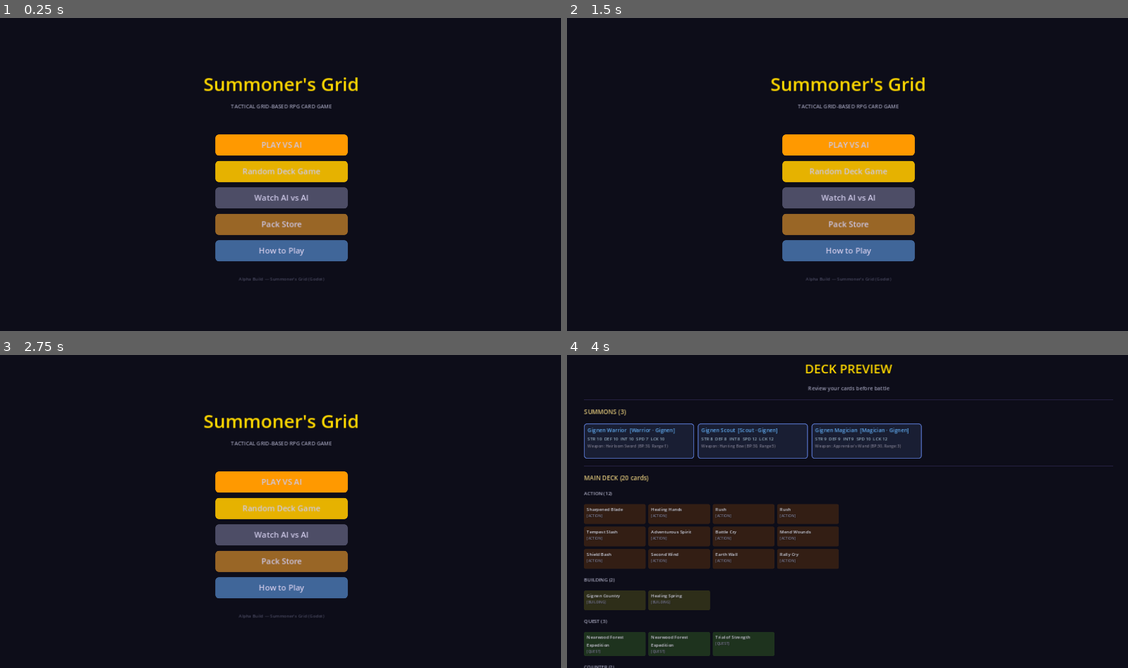
Above: before the commit, frames 1-4 (two rows, left to right).
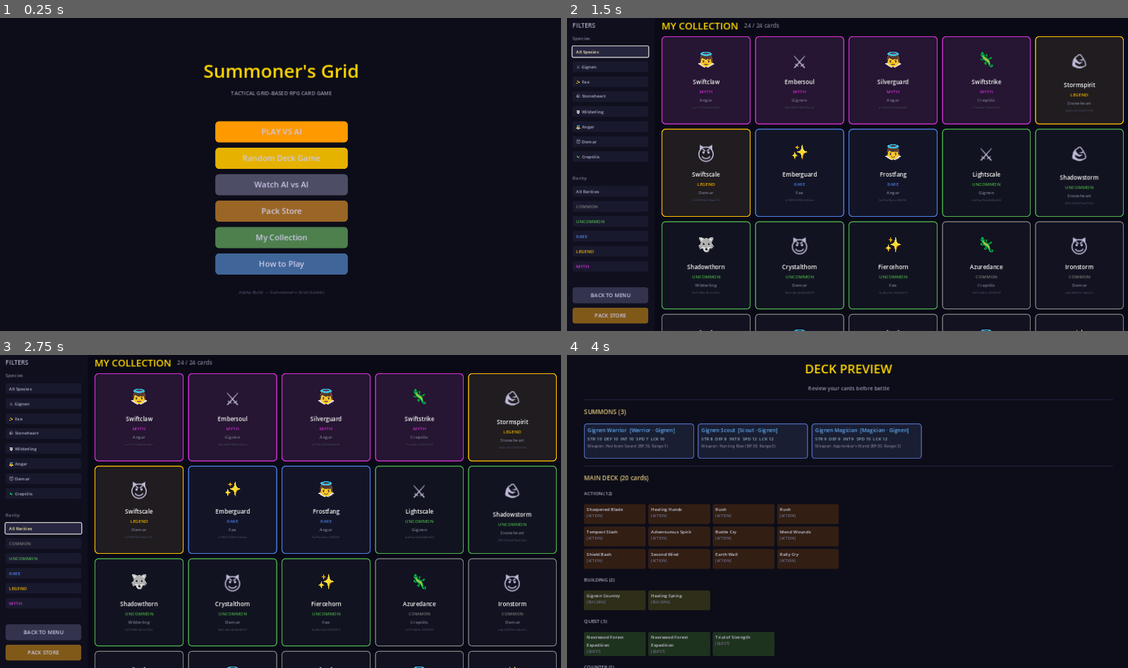
Above: after the commit, the same moments.

Repository: look-itsaxiom/summoners-grid
Game: Godot game, scene res://scenes/menu.tscn
Same seed, same stepped clock (60 frames per second), same inputs: the game is played once before the commit and once after it.
Inputs (mouse positions are in pixels of both pictures, inside the frame that each line leads up to):
- Up to frame 1 (0.25 s): no input
- Up to frame 2 (1.5 s): click (847, 237) at 0.5 s, where only the run after the commit has a clickable "My Collection"; click (611, 52) at 1.25 s, where only the run after the commit has a clickable "All Species"
- Up to frame 3 (2.75 s): click (44, 527) at 2 s, where only the run after the commit has a clickable "All Rarities"
- Up to frame 4 (4 s): click (611, 633) at 2.75 s, where only the run after the commit has a clickable "BACK TO MENU"; click "PLAY VS AI" at 3.5 s

The runs differ from the first frame. In frame 1, 10% of the frame differs, in the area x 36-64%, y 14-89%; in frame 2, 33%, in the area x 0-100%, y 1-100%; in frame 3, 33%; in frame 4, nothing differs.

Commit message:
feat: card collection gallery with filters + rarity glow
Production-quality collection browser:
- 5-column scrollable card grid, sorted rarest-first
- Left sidebar with species (7) and rarity (5) filter buttons
- Card widgets with rarity-colored borders and glow effect
- Myth = purple glow, Legend = gold, Rare = blue, etc.
- Each card shows name, rarity, species, DNA
- Navigation: BACK TO MENU + PACK STORE buttons
- Demo: generates 24 randomized cards for preview
- Menu: added "My Collection" button (green)

Verified via godot-mcp: 24 cards render in grid with
correct rarity colors and sorting.

Co-Authored-By: Claude Opus 4.6 (1M context) <noreply@anthropic.com>

Diff:
--- /dev/null
+++ b/godot/scenes/collection.tscn
@@ -0,0 +1,14 @@
+[gd_scene load_steps=3 format=3]
+
+[ext_resource type="Script" path="res://scripts/ui/collection.gd" id="1_col"]
+[ext_resource type="Theme" path="res://themes/dark_fantasy.tres" id="2_theme"]
+
+[node name="root" type="Control"]
+layout_mode = 3
+anchors_preset = 15
+anchor_right = 1.0
+anchor_bottom = 1.0
+grow_horizontal = 2
+grow_vertical = 2
+theme = ExtResource("2_theme")
+script = ExtResource("1_col")
--- /dev/null
+++ b/godot/scripts/ui/collection.gd
@@ -0,0 +1,361 @@
+extends Control
+## Card Collection Gallery — browse owned cards with filtering.
+## Production-quality layout with card grid, filters, and detail view.
+
+const BG_COLOR := Color(0.04, 0.04, 0.09)
+const GOLD := Color(1.0, 0.85, 0.0)
+
+const RARITY_COLORS := {
+	"common": Color(0.5, 0.5, 0.5),
+	"uncommon": Color(0.3, 0.7, 0.3),
+	"rare": Color(0.3, 0.5, 0.9),
+	"legend": Color(1.0, 0.75, 0.0),
+	"myth": Color(0.85, 0.2, 0.85),
+}
+
+const SPECIES_EMOJI := {
+	"gignen": "⚔️", "fae": "✨", "stoneheart": "🪨",
+	"wilderling": "🐺", "angar": "👼", "demar": "😈", "creptilis": "🦎",
+}
+
+var _cards: Array = []  # All owned cards
+var _filtered: Array = []  # After applying filters
+var _grid: GridContainer
+var _count_label: Label
+var _detail_panel: VBoxContainer
+var _filter_species: String = ""
+var _filter_rarity: String = ""
+
+
+func _ready() -> void:
+	# Load collection from ApiClient or generate demo cards
+	var api = get_node_or_null("/root/ApiClient")
+	if api and api._last_pack_data.has("cards"):
+		# If coming from pack opening, show those cards
+		pass
+
+	# For demo: generate a collection of 20 cards
+	if _cards.is_empty():
+		_cards = _generate_demo_collection()
+
+	_filtered = _cards.duplicate()
+	_build_ui()
+
+
+func _build_ui() -> void:
+	var bg := ColorRect.new()
+	bg.color = BG_COLOR
+	bg.set_anchors_preset(Control.PRESET_FULL_RECT)
+	add_child(bg)
+
+	# Main layout: sidebar filters + card grid
+	var hbox := HBoxContainer.new()
+	hbox.set_anchors_preset(Control.PRESET_FULL_RECT)
+	hbox.add_theme_constant_override("separation", 0)
+	add_child(hbox)
+
+	# Left sidebar: filters
+	var sidebar := _build_sidebar()
+	hbox.add_child(sidebar)
+
+	# Right: card grid in scroll
+	var right := VBoxContainer.new()
+	right.size_flags_horizontal = Control.SIZE_EXPAND_FILL
+	right.add_theme_constant_override("separation", 8)
+	hbox.add_child(right)
+
+	# Header
+	var header := HBoxContainer.new()
+	header.add_theme_constant_override("separation", 12)
+	var hdr_margin := MarginContainer.new()
+	hdr_margin.add_theme_constant_override("margin_top", 12)
+	hdr_margin.add_theme_constant_override("margin_left", 16)
+	hdr_margin.add_theme_constant_override("margin_right", 16)
+	right.add_child(hdr_margin)
+	hdr_margin.add_child(header)
+
+	var title := Label.new()
+	title.text = "MY COLLECTION"
+	title.add_theme_font_size_override("font_size", 22)
+	title.add_theme_color_override("font_color", GOLD)
+	header.add_child(title)
+
+	_count_label = Label.new()
+	_count_label.add_theme_font_size_override("font_size", 13)
+	_count_label.add_theme_color_override("font_color", Color(0.5, 0.5, 0.6))
+	_count_label.size_flags_vertical = Control.SIZE_SHRINK_CENTER
+	header.add_child(_count_label)
+
+	# Card grid scroll
+	var scroll := ScrollContainer.new()
+	scroll.size_flags_vertical = Control.SIZE_EXPAND_FILL
+	scroll.horizontal_scroll_mode = ScrollContainer.SCROLL_MODE_DISABLED
+	right.add_child(scroll)
+
+	var grid_margin := MarginContainer.new()
+	grid_margin.add_theme_constant_override("margin_left", 16)
+	grid_margin.add_theme_constant_override("margin_right", 16)
+	grid_margin.add_theme_constant_override("margin_bottom", 16)
+	grid_margin.size_flags_horizontal = Control.SIZE_EXPAND_FILL
+	scroll.add_child(grid_margin)
+
+	_grid = GridContainer.new()
+	_grid.columns = 5
+	_grid.add_theme_constant_override("h_separation", 10)
+	_grid.add_theme_constant_override("v_separation", 10)
+	_grid.size_flags_horizontal = Control.SIZE_EXPAND_FILL
+	grid_margin.add_child(_grid)
+
+	_refresh_grid()
+
+
+func _build_sidebar() -> PanelContainer:
+	var panel := PanelContainer.new()
+	panel.custom_minimum_size.x = 200
+	var style := StyleBoxFlat.new()
+	style.bg_color = Color(0.06, 0.06, 0.12)
+	style.content_margin_top = 16
+	style.content_margin_bottom = 16
+	style.content_margin_left = 14
+	style.content_margin_right = 14
+	panel.add_theme_stylebox_override("panel", style)
+
+	var vbox := VBoxContainer.new()
+	vbox.add_theme_constant_override("separation", 10)
+	panel.add_child(vbox)
+
+	# Filters title
+	var ft := Label.new()
+	ft.text = "FILTERS"
+	ft.add_theme_font_size_override("font_size", 14)
+	ft.add_theme_color_override("font_color", Color(0.7, 0.7, 0.8))
+	vbox.add_child(ft)
+
+	# Species filter
+	var sp_label := Label.new()
+	sp_label.text = "Species"
+	sp_label.add_theme_font_size_override("font_size", 11)
+	sp_label.add_theme_color_override("font_color", Color(0.5, 0.5, 0.6))
+	vbox.add_child(sp_label)
+
+	_add_filter_btn(vbox, "All Species", "", "species")
+	for sp in ["gignen", "fae", "stoneheart", "wilderling", "angar", "demar", "creptilis"]:
+		_add_filter_btn(vbox, "%s %s" % [SPECIES_EMOJI.get(sp, ""), sp.capitalize()], sp, "species")
+
+	# Rarity filter
+	var spacer := Control.new()
+	spacer.custom_minimum_size.y = 8
+	vbox.add_child(spacer)
+
+	var r_label := Label.new()
+	r_label.text = "Rarity"
+	r_label.add_theme_font_size_override("font_size", 11)
+	r_label.add_theme_color_override("font_color", Color(0.5, 0.5, 0.6))
+	vbox.add_child(r_label)
+
+	_add_filter_btn(vbox, "All Rarities", "", "rarity")
+	for r in ["common", "uncommon", "rare", "legend", "myth"]:
+		var rc: Color = RARITY_COLORS.get(r, Color.WHITE)
+		_add_filter_btn(vbox, r.to_upper(), r, "rarity", rc)
+
+	# Navigation
+	var spacer2 := Control.new()
+	spacer2.custom_minimum_size.y = 16
+	vbox.add_child(spacer2)
+
+	var back_btn := Button.new()
+	back_btn.text = "BACK TO MENU"
+	back_btn.add_theme_font_size_override("font_size", 12)
+	back_btn.custom_minimum_size.y = 36
+	var bs := StyleBoxFlat.new()
+	bs.bg_color = Color(0.2, 0.2, 0.3)
+	bs.corner_radius_top_left = 6
+	bs.corner_radius_top_right = 6
+	bs.corner_radius_bottom_left = 6
+	bs.corner_radius_bottom_right = 6
+	back_btn.add_theme_stylebox_override("normal", bs)
+	back_btn.pressed.connect(func(): get_tree().change_scene_to_file("res://scenes/menu.tscn"))
+	vbox.add_child(back_btn)
+
+	var store_btn := Button.new()
+	store_btn.text = "PACK STORE"
+	store_btn.add_theme_font_size_override("font_size", 12)
+	store_btn.custom_minimum_size.y = 36
+	var ss := StyleBoxFlat.new()
+	ss.bg_color = Color(0.5, 0.35, 0.1)
+	ss.corner_radius_top_left = 6
+	ss.corner_radius_top_right = 6
+	ss.corner_radius_bottom_left = 6
+	ss.corner_radius_bottom_right = 6
+	store_btn.add_theme_stylebox_override("normal", ss)
+	store_btn.pressed.connect(func(): get_tree().change_scene_to_file("res://scenes/pack_store.tscn"))
+	vbox.add_child(store_btn)
+
+	return panel
+
+
+func _add_filter_btn(parent: VBoxContainer, text: String, value: String, filter_type: String, color: Color = Color(0.7, 0.7, 0.8)) -> void:
+	var btn := Button.new()
+	btn.text = text
+	btn.add_theme_font_size_override("font_size", 10)
+	btn.add_theme_color_override("font_color", color)
+	btn.custom_minimum_size.y = 24
+	btn.alignment = HORIZONTAL_ALIGNMENT_LEFT
+	var style := StyleBoxFlat.new()
+	style.bg_color = Color(0.1, 0.1, 0.18)
+	style.corner_radius_top_left = 4
+	style.corner_radius_top_right = 4
+	style.corner_radius_bottom_left = 4
+	style.corner_radius_bottom_right = 4
+	style.content_margin_left = 8
+	btn.add_theme_stylebox_override("normal", style)
+	var hover := style.duplicate()
+	hover.bg_color = Color(0.15, 0.15, 0.25)
+	btn.add_theme_stylebox_override("hover", hover)
+	btn.pressed.connect(func(): _apply_filter(filter_type, value))
+	parent.add_child(btn)
+
+
+func _apply_filter(filter_type: String, value: String) -> void:
+	if filter_type == "species":
+		_filter_species = value
+	elif filter_type == "rarity":
+		_filter_rarity = value
+	_refresh_grid()
+
+
+func _refresh_grid() -> void:
+	# Apply filters
+	_filtered.clear()
+	for card in _cards:
+		if _filter_species != "" and card.get("species", "") != _filter_species:
+			continue
+		if _filter_rarity != "" and card.get("rarity", "") != _filter_rarity:
+			continue
+		_filtered.append(card)
+
+	_count_label.text = "%d / %d cards" % [_filtered.size(), _cards.size()]
+
+	# Clear grid
+	for child in _grid.get_children():
+		child.queue_free()
+
+	if _filtered.is_empty():
+		var empty := Label.new()
+		empty.text = "No cards match your filters."
+		empty.add_theme_font_size_override("font_size", 13)
+		empty.add_theme_color_override("font_color", Color(0.4, 0.4, 0.5))
+		_grid.add_child(empty)
+		return
+
+	# Add cards
+	for card in _filtered:
+		_grid.add_child(_create_card_widget(card))
+
+
+func _create_card_widget(card: Dictionary) -> PanelContainer:
+	var rarity: String = card.get("rarity", "common")
+	var rc: Color = RARITY_COLORS.get(rarity, Color(0.5, 0.5, 0.5))
+	var glow: float = {"common": 0.0, "uncommon": 0.05, "rare": 0.15, "legend": 0.3, "myth": 0.5}.get(rarity, 0.0)
+
+	var panel := PanelContainer.new()
+	panel.custom_minimum_size = Vector2(150, 200)
+	panel.size_flags_horizontal = Control.SIZE_EXPAND_FILL
+	var style := StyleBoxFlat.new()
+	style.bg_color = Color(0.07, 0.07, 0.13).lerp(rc, glow * 0.2)
+	style.border_color = rc
+	style.border_width_top = 2
+	style.border_width_bottom = 2
+	style.border_width_left = 2
+	style.border_width_right = 2
+	style.corner_radius_top_left = 8
+	style.corner_radius_top_right = 8
+	style.corner_radius_bottom_left = 8
+	style.corner_radius_bottom_right = 8
+	style.content_margin_left = 10
+	style.content_margin_right = 10
+	style.content_margin_top = 12
+	style.content_margin_bottom = 8
+	panel.add_theme_stylebox_override("panel", style)
+
+	var vbox := VBoxContainer.new()
+	vbox.add_theme_constant_override("separation", 4)
+	vbox.alignment = BoxContainer.ALIGNMENT_CENTER
+	panel.add_child(vbox)
+
+	# Species emoji
+	var emoji := Label.new()
+	emoji.text = SPECIES_EMOJI.get(card.get("species", ""), "🃏")
+	emoji.add_theme_font_size_override("font_size", 40)
+	emoji.horizontal_alignment = HORIZONTAL_ALIGNMENT_CENTER
+	vbox.add_child(emoji)
+
+	# Card name
+	var name_lbl := Label.new()
+	name_lbl.text = card.get("name", "?")
+	name_lbl.add_theme_font_size_override("font_size", 13)
+	name_lbl.add_theme_color_override("font_color", Color.WHITE)
+	name_lbl.horizontal_alignment = HORIZONTAL_ALIGNMENT_CENTER
+	name_lbl.autowrap_mode = TextServer.AUTOWRAP_WORD_SMART
+	vbox.add_child(name_lbl)
+
+	# Rarity
+	var rarity_lbl := Label.new()
+	rarity_lbl.text = rarity.to_upper()
+	rarity_lbl.add_theme_font_size_override("font_size", 10)
+	rarity_lbl.add_theme_color_override("font_color", rc)
+	rarity_lbl.horizontal_alignment = HORIZONTAL_ALIGNMENT_CENTER
+	vbox.add_child(rarity_lbl)
+
+	# Species
+	var species_lbl := Label.new()
+	species_lbl.text = card.get("species", "?").capitalize()
+	species_lbl.add_theme_font_size_override("font_size", 10)
+	species_lbl.add_theme_color_override("font_color", Color(0.5, 0.5, 0.6))
+	species_lbl.horizontal_alignment = HORIZONTAL_ALIGNMENT_CENTER
+	vbox.add_child(species_lbl)
+
+	# DNA
+	var dna_lbl := Label.new()
+	dna_lbl.text = card.get("dna", "").substr(0, 16)
+	dna_lbl.add_theme_font_size_override("font_size", 7)
+	dna_lbl.add_theme_color_override("font_color", Color(0.3, 0.3, 0.4))
+	dna_lbl.horizontal_alignment = HORIZONTAL_ALIGNMENT_CENTER
+	vbox.add_child(dna_lbl)
+
+	return panel
+
+
+func _generate_demo_collection() -> Array:
+	var species_list := ["gignen", "fae", "stoneheart", "wilderling", "angar", "demar", "creptilis"]
+	var prefixes := ["Shadow", "Iron", "Crystal", "Storm", "Ember", "Frost", "Dawn", "Dusk", "Stone", "Wild",
+		"Crimson", "Azure", "Golden", "Silver", "Dark", "Light", "Ancient", "Swift", "Brave", "Fierce"]
+	var suffixes := ["blade", "heart", "fang", "claw", "shield", "strike", "spirit", "soul", "wing", "scale",
+		"horn", "thorn", "fire", "frost", "stone", "song", "dance", "storm", "guard", "walker"]
+
+	var cards: Array = []
+	for i in range(24):
+		var sp: String = species_list[randi() % species_list.size()]
+		var roll := randf()
+		var rarity: String
+		if roll < 0.4: rarity = "common"
+		elif roll < 0.65: rarity = "uncommon"
+		elif roll < 0.85: rarity = "rare"
+		elif roll < 0.95: rarity = "legend"
+		else: rarity = "myth"
+
+		var dna := ""
+		for _j in range(32):
+			dna += "0123456789abcdef"[randi() % 16]
+
+		cards.append({
+			"name": "%s%s" % [prefixes[randi() % prefixes.size()], suffixes[randi() % suffixes.size()]],
+			"species": sp,
+			"rarity": rarity,
+			"dna": dna,
+		})
+
+	# Sort by rarity
+	var rarity_order := {"myth": 0, "legend": 1, "rare": 2, "uncommon": 3, "common": 4}
+	cards.sort_custom(func(a, b): return rarity_order.get(a["rarity"], 9) < rarity_order.get(b["rarity"], 9))
+	return cards
--- a/godot/scripts/ui/main_menu_screen.gd
+++ b/godot/scripts/ui/main_menu_screen.gd
@@ -62,6 +62,7 @@
 	_add_button(center, "Random Deck Game", Color(0.9, 0.7, 0.0), _on_random_game)
 	_add_button(center, "Watch AI vs AI", Color(0.3, 0.3, 0.4), _on_watch_ai)
 	_add_button(center, "Pack Store", Color(0.6, 0.4, 0.15), _on_pack_store)
+	_add_button(center, "My Collection", Color(0.3, 0.5, 0.3), _on_collection)
 	_add_button(center, "How to Play", Color(0.25, 0.4, 0.6), _on_how_to_play)
 
 	# Spacer
@@ -153,5 +154,9 @@
 	get_tree().change_scene_to_file("res://scenes/pack_store.tscn")
 
 
+func _on_collection() -> void:
+	get_tree().change_scene_to_file("res://scenes/collection.tscn")
+
+
 func _on_how_to_play() -> void:
 	get_tree().change_scene_to_file("res://scenes/how_to_play.tscn")
